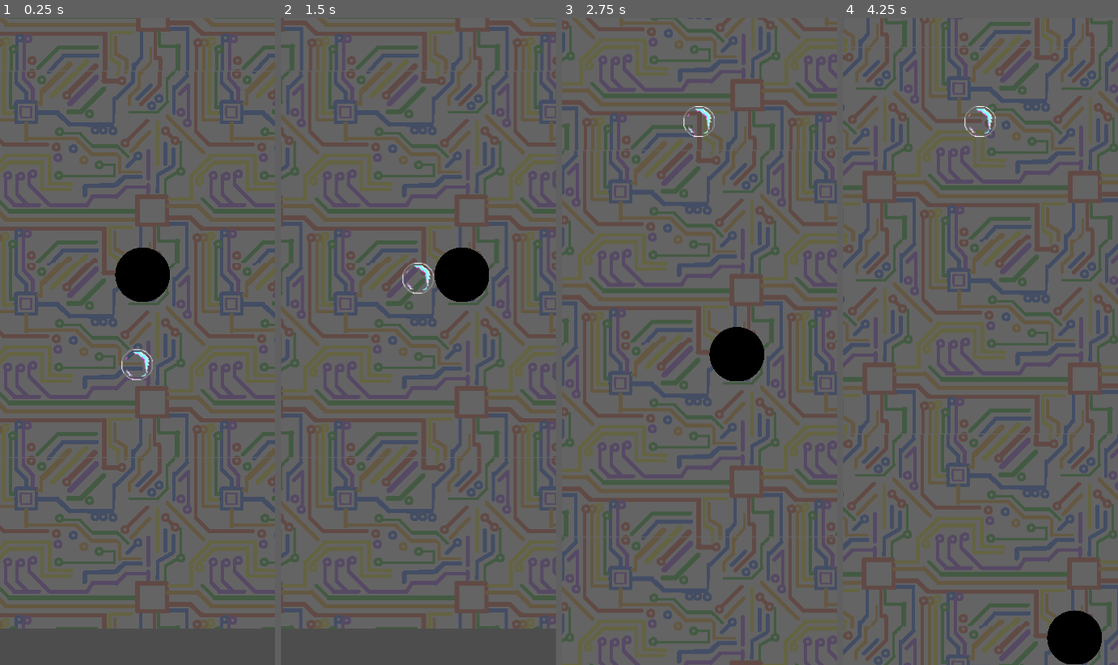
Above: before the commit, frames 1-4 (left to right).
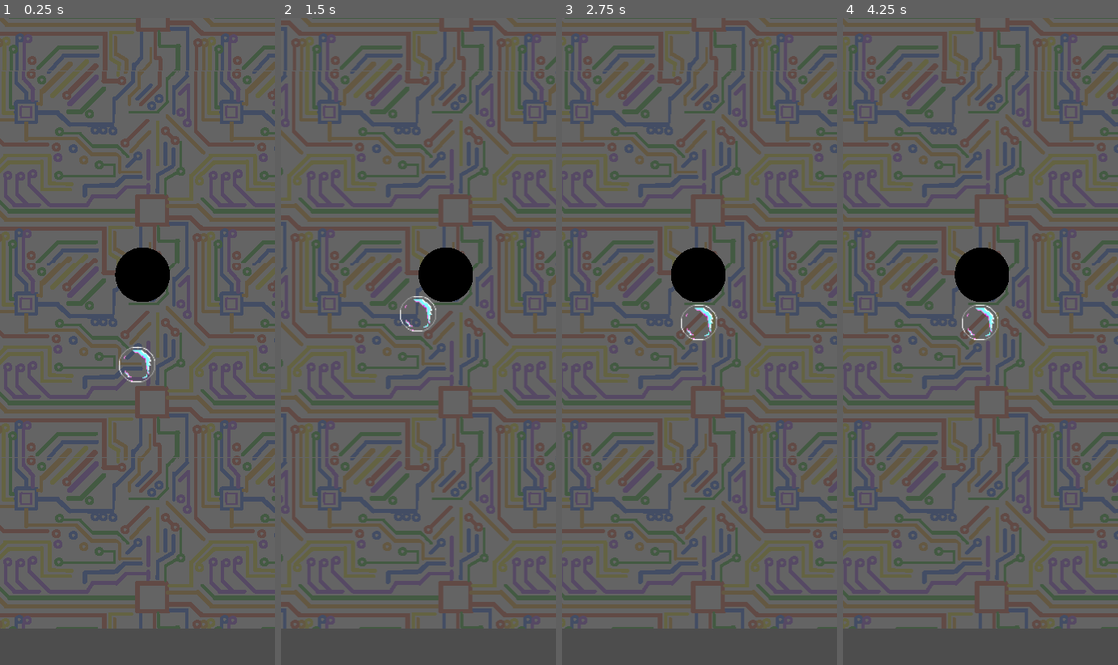
Above: after the commit, the same moments.

Repository: Fatdazz/GGJ2025
Game: Godot game, scene res://game.tscn
Two runs of this game, one before a commit and one after it. Both use one fixed random seed, a clock stepped at 60 frames per second and the inputs below.
Inputs:
- Up to frame 1 (0.25 s): no input
- Up to frame 2 (1.5 s): hold E (1_right) from 0.53 s (still down)
- Up to frame 3 (2.75 s): release E (1_right) at 2.03 s; hold Q (1_left) from 2.03 s (still down)
- Up to frame 4 (4.25 s): release Q (1_left) at 2.78 s; hold E (1_right) from 2.78 s (still down)

The runs differ from the first frame. In frame 1, 0.3% of the frame differs, in the area x 43-57%, y 50-57%; in frame 2, 38%; in frame 3, 51%; in frame 4, 55%, in the area x 0-100%, y 0-100%.

Commit message:
Collision
bisous

Diff:
--- a/ticktackbubble/game.gd
+++ b/ticktackbubble/game.gd
@@ -10,5 +10,5 @@
 func _process(delta: float) -> void:
 	pass
 
-func _on_joueur_hurt():
-	print("aïe")
+func _on_joueur_hurt(i:int):
+	print(i, " : aïe")
--- a/ticktackbubble/joueur.gd
+++ b/ticktackbubble/joueur.gd
@@ -9,11 +9,11 @@
 #TODO : diminuer la force avec la distance aux ventilo
 
 func change_vitesse(i):
-	VENTILO_VELOCITY = 50. * VITESSES[i]
+	JUMP_VELOCITY = -200. * VITESSES[i]
 
 func _physics_process(delta: float) -> void:
-	# Add the gravity.
 
+	var vec = Vector2(0,0)
 	# Handle jump.
 	if Input.is_action_pressed("1_right"):
 		change_vitesse(0)
@@ -35,7 +35,6 @@
 		blow(-1)
 	if not bubble.is_on_floor():
 		bubble.velocity += bubble.get_gravity() * delta
-
 	bubble.move_and_slide()
 
 func blow(i):
@@ -44,4 +43,8 @@
 
 func _on_area_2d_area_entered(area: Area2D) -> void:
 	if area.is_in_group("obstacles"):
-		hurt.emit()
+		hurt.emit(0)
+
+func _on_area_2d_body_entered(body: Node2D) -> void:
+	if body.is_in_group("obstacles"):
+		hurt.emit(1)
--- a/ticktackbubble/joueur.tscn
+++ b/ticktackbubble/joueur.tscn
@@ -4,7 +4,7 @@
 [ext_resource type="Texture2D" uid="uid://dt87fjtvwoqhk" path="res://asset/Bulle.png" id="2_geou4"]
 
 [sub_resource type="CircleShape2D" id="CircleShape2D_yykrm"]
-radius = 6.72055
+radius = 79.039
 
 [node name="Joueur" type="Node2D"]
 position = Vector2(4, 79)
@@ -16,11 +16,9 @@
 [node name="Sprite2D" type="Sprite2D" parent="Ventilateur"]
 
 [node name="Bubble" type="CharacterBody2D" parent="."]
-scale = Vector2(10, 10)
-floor_constant_speed = true
 
 [node name="Sprite2D" type="Sprite2D" parent="Bubble"]
-scale = Vector2(0.348915, 0.348915)
+scale = Vector2(4.043, 4)
 texture = ExtResource("2_geou4")
 
 [node name="RemoteTransform2D" type="RemoteTransform2D" parent="Bubble"]
@@ -36,9 +34,10 @@
 shape = SubResource("CircleShape2D_yykrm")
 
 [node name="Camera2D" type="Camera2D" parent="."]
-scale = Vector2(0.5, 0.5)
+scale = Vector2(0.05, 0.05)
 drag_vertical_enabled = true
 drag_top_margin = 0.68
 drag_bottom_margin = 0.62
 
 [connection signal="area_entered" from="Bubble/Area2D" to="." method="_on_area_2d_area_entered"]
+[connection signal="body_entered" from="Bubble/Area2D" to="." method="_on_area_2d_body_entered"]
--- a/ticktackbubble/level.tscn
+++ b/ticktackbubble/level.tscn
@@ -11,6 +11,8 @@
 
 [sub_resource type="RectangleShape2D" id="RectangleShape2D_h2bak"]
 size = Vector2(43, 799.25)
+
+[sub_resource type="TileSet" id="TileSet_ww245"]
 
 [node name="Level" type="Node2D"]
 position = Vector2(10, -4)
@@ -42,3 +44,6 @@
 [node name="Obstacles" type="Node2D" parent="."]
 
 [node name="Obstacle" parent="Obstacles" instance=ExtResource("2_p1d5h")]
+
+[node name="TileMapLayer" type="TileMapLayer" parent="."]
+tile_set = SubResource("TileSet_ww245")
--- a/ticktackbubble/obstacle.gd
+++ b/ticktackbubble/obstacle.gd
@@ -1,4 +1,4 @@
-extends Area2D
+extends StaticBody2D
 
 @export var VITESSE_ROTATION = 0.
 @export var POWER = 0.
--- a/ticktackbubble/obstacle.tscn
+++ b/ticktackbubble/obstacle.tscn
@@ -1,12 +1,17 @@
-[gd_scene load_steps=4 format=3 uid="uid://7u5hjw1au25d"]
+[gd_scene load_steps=5 format=3 uid="uid://7u5hjw1au25d"]
 
 [ext_resource type="Script" path="res://obstacle.gd" id="1_3i4j1"]
 [ext_resource type="Texture2D" uid="uid://b1g4ph6gg5h3y" path="res://asset/obstacle.png" id="2_wicaq"]
 
+[sub_resource type="PhysicsMaterial" id="PhysicsMaterial_vnfb2"]
+
 [sub_resource type="CircleShape2D" id="CircleShape2D_w3mhk"]
 radius = 35.5106
 
-[node name="Obstacle" type="Area2D" groups=["obstacles"]]
+[node name="Obstacle" type="StaticBody2D" groups=["obstacles"]]
+physics_material_override = SubResource("PhysicsMaterial_vnfb2")
+constant_linear_velocity = Vector2(0.315, 0.255)
+constant_angular_velocity = 0.00445059
 script = ExtResource("1_3i4j1")
 
 [node name="Sprite2D" type="Sprite2D" parent="."]
Not shown: 1 places in ticktackbubble/level.tscn that only renumber resources
